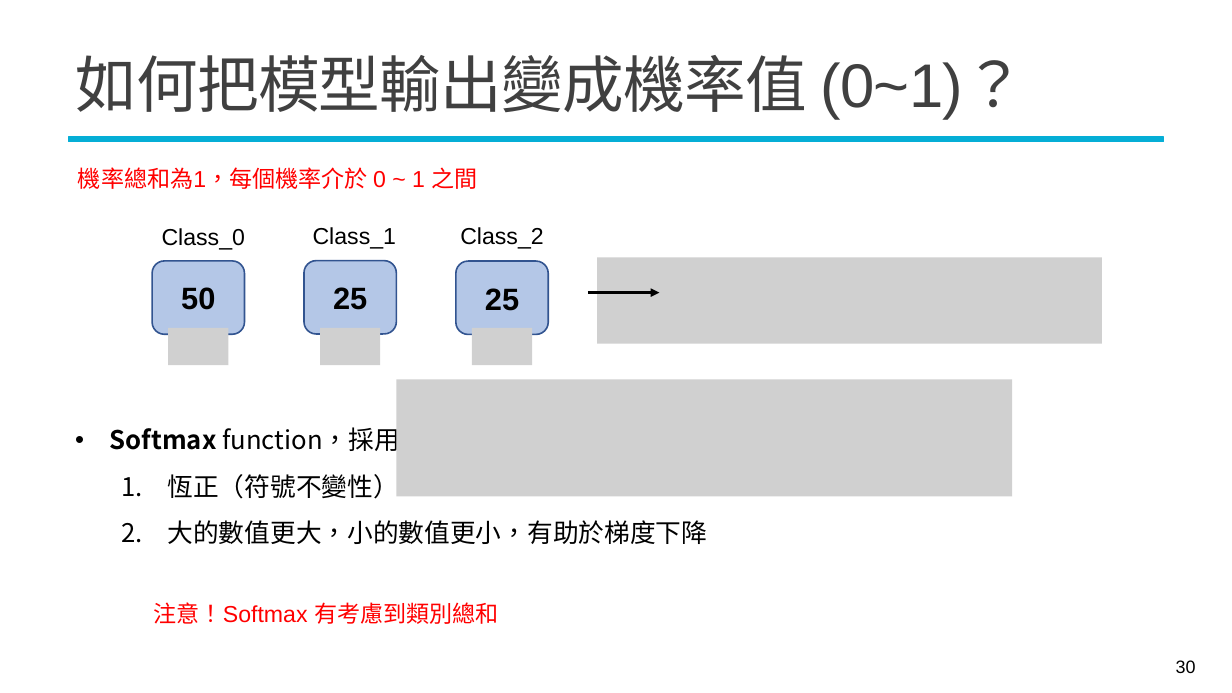
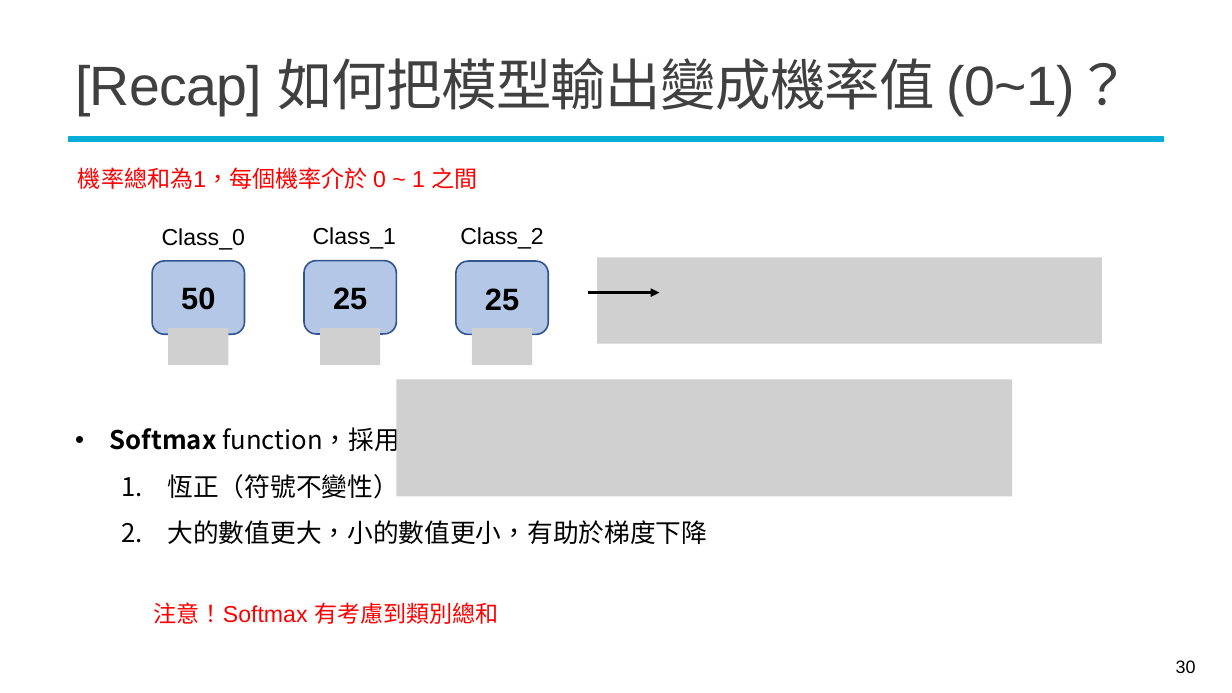
Before and after one commit to mcps5601/CGUDL_2026_fall, a slide deck: slide 30 of slides/rnn_1028.pptx. Drawn at 1232x693 pixels with LibreOffice and Linux fonts; fonts in the diff are those of the drawing; grey boxes stand for pictures; background and template pictures are left out. Boxes give left, top, right and bottom in pixels: in the first picture for what was removed or moved away, otherwise in the second. Text is boxed around its words. In the diff, an @@ line names an element or a change of style, - is before the commit and + after.

```diff
--- a/slides/rnn_1028.pptx
+++ b/slides/rnn_1028.pptx
@@ title at box(75, 58, 1131, 115): text changed; size 48 to 43.2 pt @@
-如何把模型輸出變成機率值 (0~1)？
+[Recap] 如何把模型輸出變成機率值 (0~1)？
```
Also in this commit, not shown: 6 other slides changed, 1 other file.
